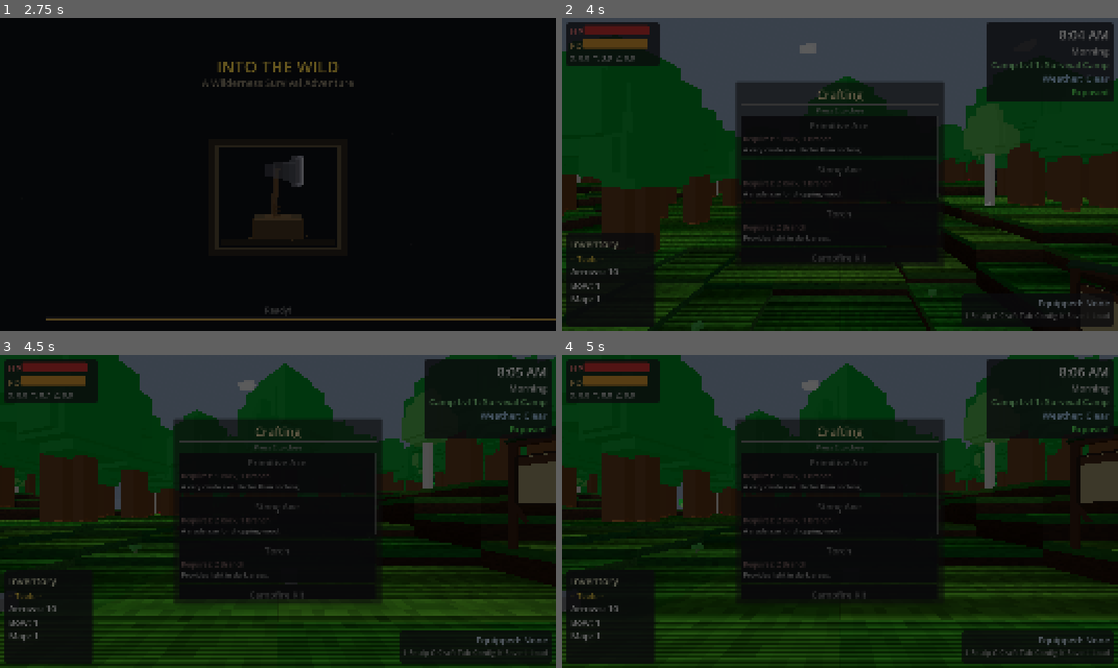
Above: before the commit, frames 1-4 (two rows, left to right).
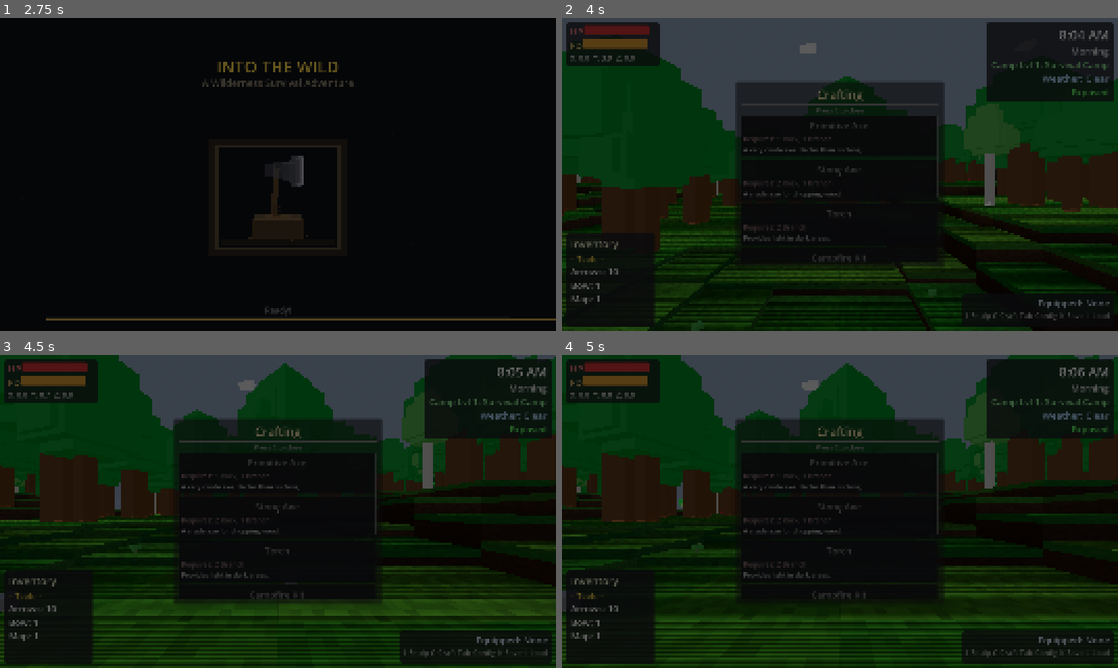
Above: after the commit, the same moments.

Repository: adchamberlain/into-the-wild
Game: Godot game, scene res://scenes/main.tscn
The game is run twice, just before and just after one commit, with the same random seed, the same clock (stepped at 60 frames per second) and the same inputs.
Inputs (mouse positions are in pixels of both pictures, inside the frame that each line leads up to):
- Up to frame 1 (2.75 s): tap Enter at 0.5, 2 s; move the mouse to (305, 174) at 0.52 s; hold F (eat) 0.53-1.28 s; hold W (move_forward) from 0.53 s (still down); click (305, 174) at 0.67 s; tap Space (jump) at 0.77, 1.07, 1.25, 1.52, 1.82 s; move the mouse to (250, 174) at 1.27 s; tap E (interact) at 1.35 s; move the mouse to (289, 168) at 2.02 s; hold M (move_structure) from 2.03 s (still down)
- Up to frame 2 (4 s): move the mouse to (834, 180) at 2.77 s; release M (move_structure) at 2.78 s; tap C (open_crafting) at 2.85 s; click (834, 180) at 2.92 s; tap Space (jump) at 3.02, 3.32, 3.77 s; move the mouse to (1006, 221) at 3.52 s; release W (move_forward) at 3.53 s; hold A (move_left) from 3.53 s (still down); hold Shift (sprint) from 3.53 s (still down)
- Up to frame 3 (4.5 s): tap Space (jump) at 4.07 s; release A (move_left) at 4.25 s; release Shift (sprint) at 4.25 s; drag from (111, 464) to (194, 433) at 4.27 s
- Up to frame 4 (5 s): no input

Frame 1 is identical in both runs. In frame 2, 0.2% of the frame differs, in the area x 91-100%, y 78-100%; in frame 3, 1.1%, in the area x 90-100%, y 22-62%; in frame 4, 1.1%.

Commit message:
Place wilderness sign on flattest terrain spot near spawn
Searches a grid of candidates 4-8 units from spawn and picks the
position with least height variation across the sign footprint.
Eliminates placement on terrain steps.

Co-Authored-By: Claude Opus 4.6 <noreply@anthropic.com>

Diff:
--- a/scripts/world/chunk_manager.gd
+++ b/scripts/world/chunk_manager.gd
@@ -1918,24 +1918,49 @@
 func _spawn_wilderness_sign(min_x: float, max_x: float, min_z: float, max_z: float) -> void:
 	if wilderness_sign_spawned or not wilderness_sign_script:
 		return
-	var sign_x: float = 6.0
-	var sign_z: float = -4.0
-	if sign_x < min_x or sign_x >= max_x or sign_z < min_z or sign_z >= max_z:
+	# Find the flattest spot near spawn for the sign
+	var best_pos: Vector2 = _find_flat_spot_for_sign()
+	if best_pos.x < min_x or best_pos.x >= max_x or best_pos.y < min_z or best_pos.y >= max_z:
 		return
 	var sign_node: StaticBody3D = StaticBody3D.new()
 	sign_node.set_script(wilderness_sign_script)
 	sign_node.name = "WildernessSign"
-	# Sample multiple points across the sign footprint and use the maximum height
-	# so the sign sits on top of the highest nearby block, never clipping through terrain
-	var terrain_y: float = get_height_at(sign_x, sign_z)
-	for offset: Vector2 in [Vector2(-1.0, 0), Vector2(1.0, 0), Vector2(0, 0.5), Vector2(0, -0.5),
-			Vector2(-1.0, 0.5), Vector2(1.0, 0.5), Vector2(-1.0, -0.5), Vector2(1.0, -0.5)]:
-		var sample_y: float = get_height_at(sign_x + offset.x, sign_z + offset.y)
-		terrain_y = max(terrain_y, sample_y)
-	sign_node.position = Vector3(sign_x, terrain_y, sign_z)
-	sign_node.rotation.y = atan2(-sign_x, -sign_z)
+	var terrain_y: float = get_height_at(best_pos.x, best_pos.y)
+	sign_node.position = Vector3(best_pos.x, terrain_y, best_pos.y)
+	# Face toward spawn (0,0)
+	sign_node.rotation.y = atan2(-best_pos.x, -best_pos.y)
 	add_child(sign_node)
 	wilderness_sign_spawned = true
+
+
+func _find_flat_spot_for_sign() -> Vector2:
+	## Search candidate positions near spawn and pick the one with least height variation.
+	## Candidates are on a grid from 4-8 units out, avoiding the immediate spawn area.
+	var best_candidate: Vector2 = Vector2(6.0, -4.0)
+	var best_variance: float = 999.0
+	# Footprint sample offsets (sign is ~2 units wide after 0.7 scale)
+	var footprint: Array[Vector2] = [
+		Vector2(0, 0), Vector2(-1.0, 0), Vector2(1.0, 0),
+		Vector2(0, 0.5), Vector2(0, -0.5),
+	]
+	# Search grid: ring around spawn at 5-8 unit distance, stepping by cell_size (3.0)
+	for cx: float in range(-8, 9, 3):
+		for cz: float in range(-8, 9, 3):
+			var dist: float = Vector2(cx, cz).length()
+			if dist < 4.0 or dist > 9.0:
+				continue
+			# Sample heights across the sign footprint at this candidate
+			var h_min: float = 999.0
+			var h_max: float = -999.0
+			for fp: Vector2 in footprint:
+				var h: float = get_height_at(cx + fp.x, cz + fp.y)
+				h_min = min(h_min, h)
+				h_max = max(h_max, h)
+			var variance: float = h_max - h_min
+			if variance < best_variance:
+				best_variance = variance
+				best_candidate = Vector2(cx, cz)
+	return best_candidate
 
 
 # Debug info
